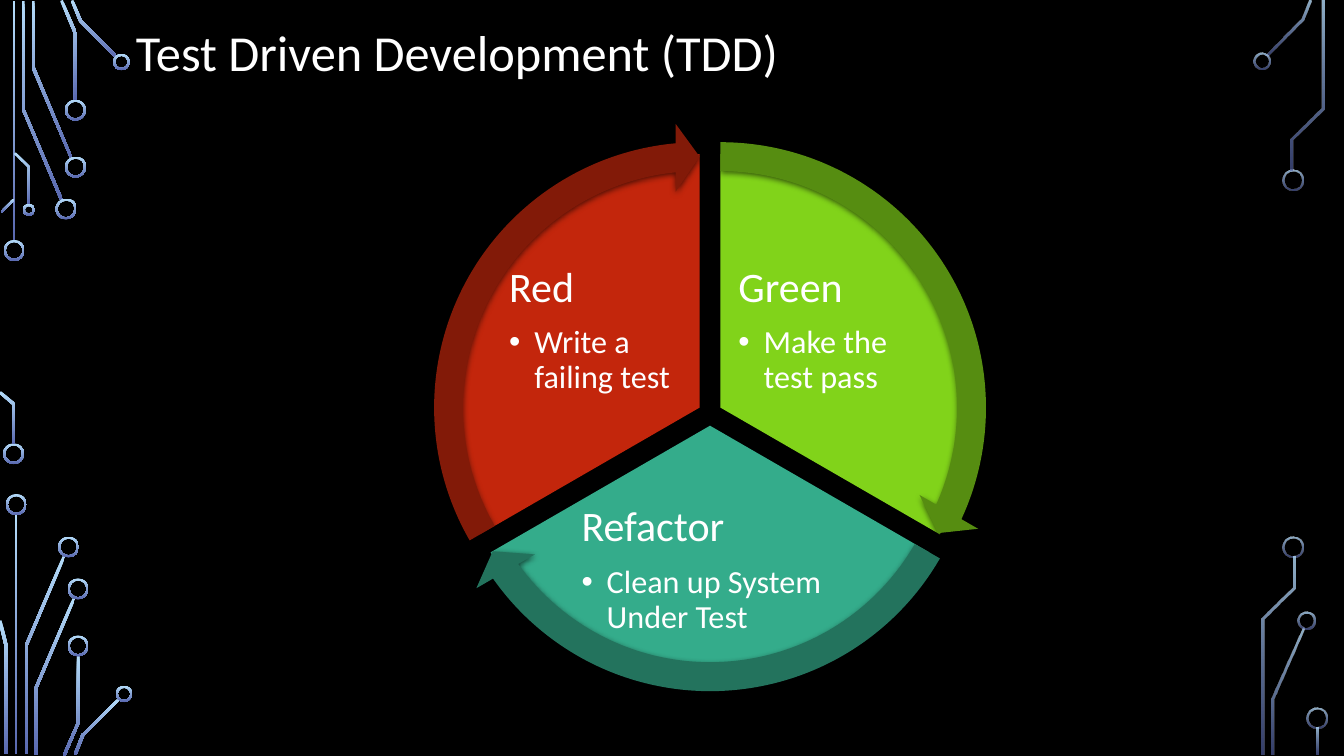
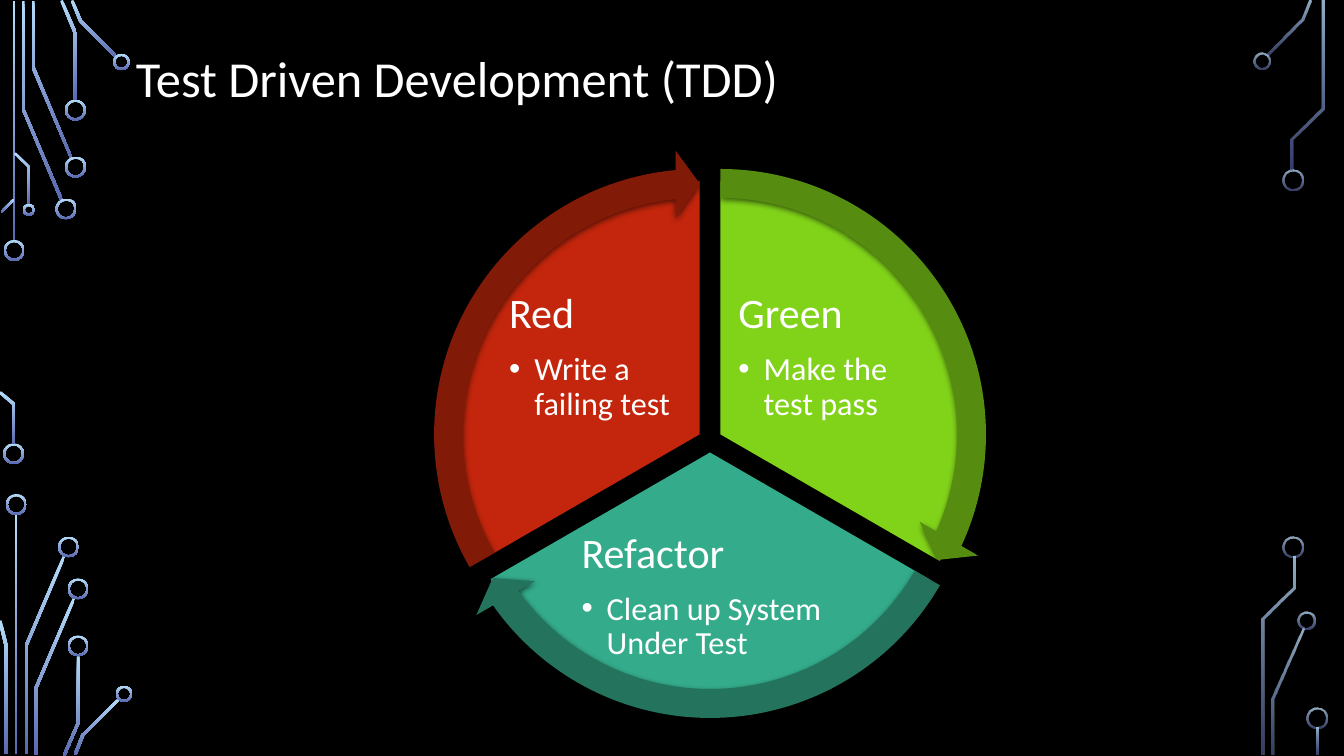
Before and after one commit to IntegerMan/SoftwareQualityTalk, a slide deck: slide 18 of Software Quality Recipes for Legacy.pptx (slide 16 before the commit). Drawn at 1344x756 pixels with LibreOffice and Linux fonts; fonts in the diff are those of the drawing; background and template pictures are left out. Boxes give left, top, right and bottom in pixels: in the first picture for what was removed or moved away, otherwise in the second. Text is boxed around its words. In the diff, an @@ line names an element or a change of style, - is before the commit and + after.

Commit message:
Added database test

```diff
--- a/Software Quality Recipes for Legacy.pptx
+++ b/Software Quality Recipes for Legacy.pptx
@@ 3 texts, 3 circular arrows, 2 pie slice (boxed as its full ellipse)s, 1 title: place and size @@
-3 texts, 3 circular arrows, 2 pie slice (boxed as its full ellipse)s, 1 title at box(136, 34, 1005, 711)
+3 texts, 3 circular arrows, 2 pie slice (boxed as its full ellipse)s, 1 title at box(136, 60, 1005, 737)
@@ pie slice (boxed as its full ellipse): place and size @@
-pie slice (boxed as its full ellipse) at box(457, 172, 964, 680)
+pie slice (boxed as its full ellipse) at box(457, 200, 964, 707)
```
Also in this commit, not shown: 10 other slides changed, 4 slides added, 3 slides removed, 9 other files.
